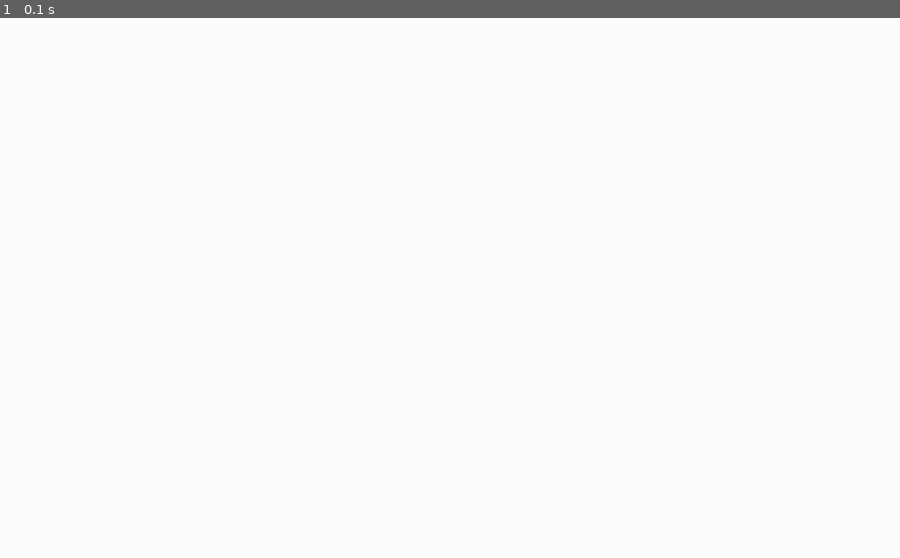
Above: before the commit, frame 1.
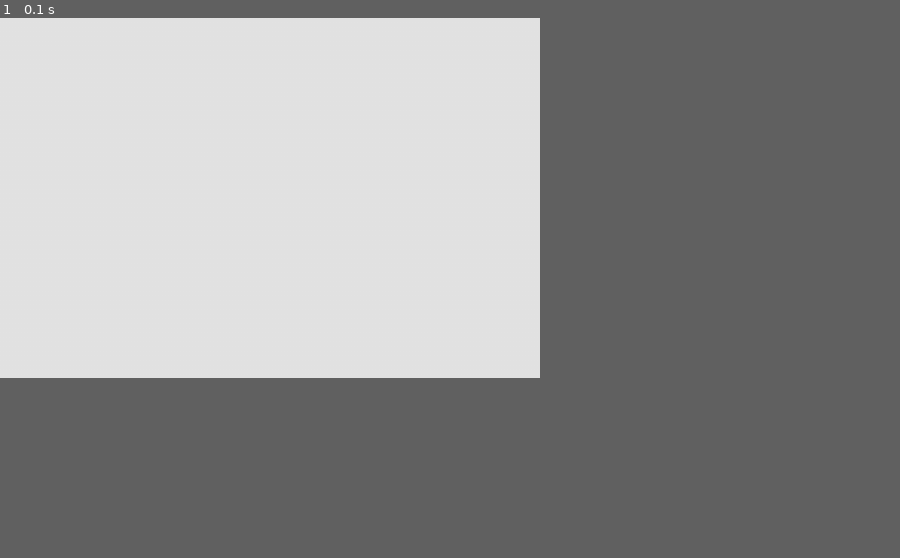
Above: after the commit, the same moment.

Repository: ramses44/PyGame_project
Game: pygame game, started from game.py
Same seed, same stepped clock (60 frames per second), same inputs: the game is played once before the commit and once after it.
Inputs:
- Up to frame 1 (0.1 s): no input
The window is 900x540 before the commit and 540x360 after it. Grey fills any space a smaller window leaves; there, only what the larger window draws over its background counts as a difference.

The runs differ from the first frame. In frame 1, 40% of the frame differs, in the area x 0-60%, y 0-67%.

Commit message:
Всё б**ть закомментировал) Зато удобно (наверное)

Diff:
--- a/game.py
+++ b/game.py
@@ -1,14 +1,29 @@
+"""Никому н@х*й не нужная программа (типо игра)"""
+
+# Имопрт библиотек
 import pygame
 import os
 
+# Задаём все необходимые константы
 CHARACTER_SIZE = 60, 100
 PLATFORM_SIZE = 150, 25
 LADDER_SIZE = 50, 120
 FALLING_SPEED = 2  # Скорость падения (pixels/tick)
-LEFT, RIGHT = False, True
+WINDOW_SIZE = 600, 400
+LEFT, RIGHT = False, True  # Нужны для разворота персонажа направо/налево
+BACKGROUND_COLOR = (228, 228, 228)
+FPS = 60
+
+# Инициалтзация pygame программы
+pygame.init()
+
+screen = pygame.display.set_mode(WINDOW_SIZE)
+screen.fill(BACKGROUND_COLOR)
 
 
 def load_image(name, colorkey=None):
+    """Функция для открытия изображения в pygame.image"""
+
     fullname = os.path.join('images', name)
     image = pygame.image.load(fullname)
 
@@ -24,20 +39,10 @@
     return image
 
 
-pygame.init()
-
-size = width, height = 1000, 600
-
-screen = pygame.display.set_mode(size)
-running = True
-
-platforms = pygame.sprite.Group()
-barrels = pygame.sprite.Group()
-ladders = pygame.sprite.Group()
-
-
 class Platform(pygame.sprite.Sprite):
-    image = load_image("platform.png")
+    """Класс платформы. По ним персонаж будет ходить, а бочки катиться"""  # или не будут))
+
+    image = load_image("platform.png")  # Загружаем изображение платформы из файла
 
     def __init__(self, group, pos):
         super().__init__(group)
@@ -46,8 +51,18 @@
         self.mask = pygame.mask.from_surface(self.image)
         self.rect.x, self.rect.y = pos
 
+    def rotate(self, angle):
+        """Метод поворота (наклона) платформы. Передаётся угол угол"""
+
+        self.image = pygame.transform.rotate(self.image, angle)
+        x, y = self.rect.x, self.rect.y
+        self.rect = self.image.get_rect()
+        self.rect.x, self.rect.y = x, y
+
 
 class Ladder(pygame.sprite.Sprite):
+    """Класс лестницы. По ним персонаж будет лазить"""
+
     image = load_image("ladder.png")
 
     def __init__(self, group, pos):
@@ -59,6 +74,10 @@
 
 
 class Enemy(pygame.sprite.Sprite):
+    """Класс персонажа, которым собственно и управляет игрок))"""
+
+    # Подгружаем 2 состояния персонажа (с разным положением ног для имитации шагов)
+    # Сейчас перс представлен мужиком с большой головой и сигаретой)
     image1 = load_image("character_1.png")
     image2 = load_image("character_2.png")
 
@@ -73,6 +92,8 @@
         self.rect.x, self.rect.y = pos
 
     def move(self, x=0, y=0):
+        """Метод для передвижения персонажа.
+        передаётся перемещение по осям X и Y"""  # можно поменять последние 3 буквы местами...))
 
         if x > 0:
             delta = 1
@@ -155,50 +176,82 @@
             self.rect.x, self.rect.y = x, y
 
 
-screen.fill((255, 255, 255))
+# Создаём группы спрайтов
+platforms = pygame.sprite.Group()
+barrels = pygame.sprite.Group()
+ladders = pygame.sprite.Group()
+en = pygame.sprite.Group()
+
+# Подготавливаем программу к запуску игрового цикла
 platforms.draw(screen)
 enemy = None
 clock = pygame.time.Clock()
-en = pygame.sprite.Group()
-
+running = True
+
+# Игровой цикл
 while running:
+    # Обрабатываем каждое событие циклом for
     for event in pygame.event.get():
-
         if event.type == pygame.QUIT:
+            # Завершаем игровой цикл, если программу закрыли
             running = False
 
         elif event.type == pygame.MOUSEBUTTONDOWN:
+            # Обработка событий кликов мышкой
+
             if event.button == 1:
-                if pygame.key.get_pressed()[305] or pygame.key.get_pressed()[306]:
+                # Если клик левой кнопкой, рисуем...
+                if pygame.key.get_pressed()[pygame.K_LCTRL]:
+                    # лестницу, если зажата клавиша левый Ctrl
                     Ladder(ladders, event.pos)
                 else:
+                    # платформу
                     Platform(platforms, event.pos)
+
             elif event.button == 3:
+                # если правая кнопка мыши, помещаем персонажа в координаты нажатия
                 if enemy:
                     enemy.rect.x, enemy.rect.y = event.pos
                 else:
                     enemy = Enemy(en, event.pos)
-        if enemy:
+
+        elif enemy:
+            # Если персонаж существует, проверяем, нужно ли его двигать
+
             if pygame.key.get_pressed()[pygame.K_LEFT]:
+                # Двигаем влево
                 enemy.move(x=-10)
 
             elif pygame.key.get_pressed()[pygame.K_RIGHT]:
+                # Двигаем вправо
                 enemy.move(x=10)
 
             elif pygame.key.get_pressed()[pygame.K_SPACE] and enemy.can_jump():
+                # Прыжок
                 enemy.move(y=-60)
+
             elif enemy.climbing:
+                # Если герой на лестнице...
+
                 if pygame.key.get_pressed()[pygame.K_UP]:
+                    # двигаем наверх
                     enemy.move(y=-10)
+
                 elif pygame.key.get_pressed()[pygame.K_DOWN]:
+                    # двигаем вниз
                     enemy.move(y=10)
 
-    if enemy and not enemy.climbing: enemy.move(y=FALLING_SPEED)
-    screen.fill((255, 255, 255))
+    if enemy and not enemy.climbing:
+        # Если персонаж не на лестнице, на него действует гравитация
+        enemy.move(y=FALLING_SPEED)
+
+    # Отрисовываем всё. что необходимо
+    screen.fill(BACKGROUND_COLOR)
     platforms.draw(screen)
     ladders.draw(screen)
     en.draw(screen)
     pygame.display.flip()
-    clock.tick(60)
-
+    clock.tick(FPS)
+
+# Выходим из pygame по завершении игрового цикла
 pygame.quit()
